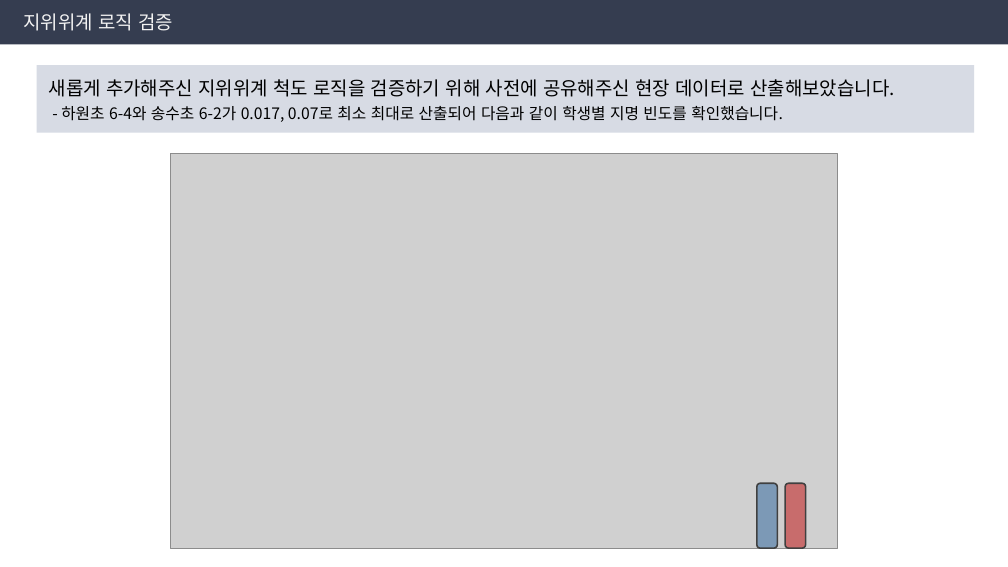
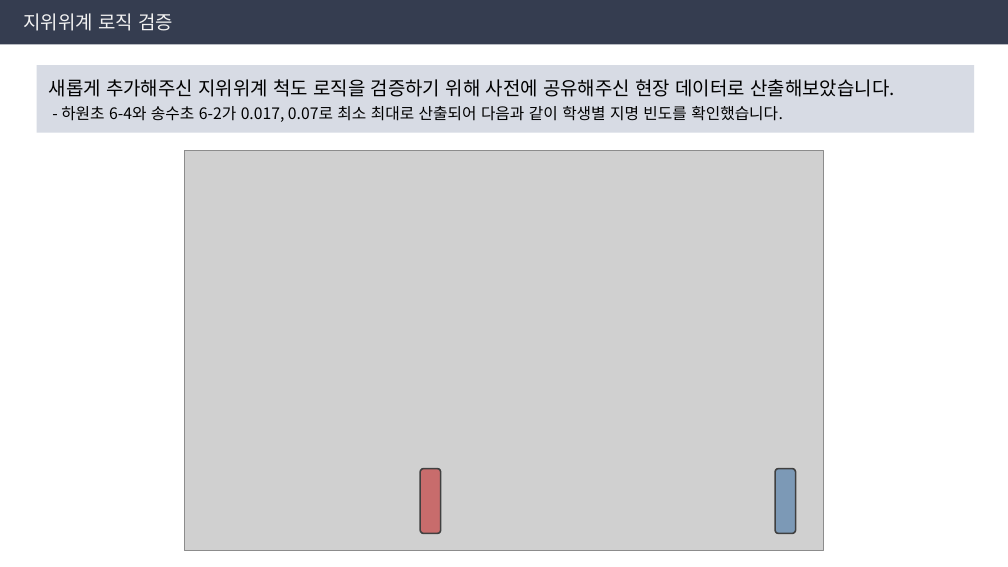
Before and after one commit to Byumin/peer, a slide deck: slide 2 of 250423_지위위계 로직 검토.pptx (slide 1 before the commit). Drawn at 1008x567 pixels with LibreOffice and Linux fonts; fonts in the diff are those of the drawing; grey boxes stand for pictures. Boxes give left, top, right and bottom in pixels: in the first picture for what was removed or moved away, otherwise in the second. Text is boxed around its words. In the diff, an @@ line names an element or a change of style, - is before the commit and + after.

```diff
--- a/250423_지위위계 로직 검토.pptx
+++ b/250423_지위위계 로직 검토.pptx
@@ picture: place and size @@
-picture at [171,154,838,548]
+picture at [185,151,823,551]
@@ rounded rectangle: place and size @@
-rounded rectangle at [786,483,806,548]
+rounded rectangle at [420,469,441,534]
@@ rounded rectangle: place and size @@
-rounded rectangle at [757,483,777,548]
+rounded rectangle at [775,469,796,534]
```
Also in this commit, not shown: 3 other slides changed, 12 slides added, 43 other files.
